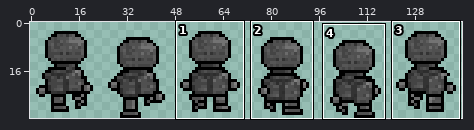
One commit to this sprite sheet: diplom/Assets/CourseAssets/Textures/Sprites/Enemies/MudRock/MudrockMoveUp.png. Above: a wide view before the commit, with the close-up outlined.
Close-up. Before the edit:
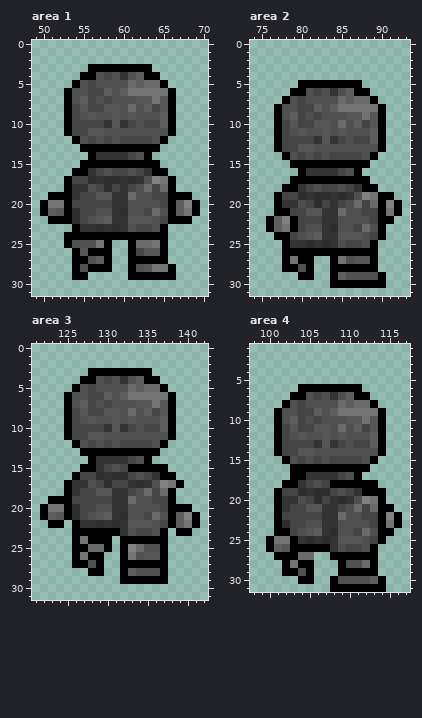
The file is 144x32 pixels. Colours within 5 levels of each other are drawn and written as one. Shown: area 1: x 49..70, y 0..31; area 2: x 74..93, y 0..31; area 3: x 121..142, y 0..31; area 4: x 98..117, y 1..31. The commit also changed other parts of the picture, which this record leaves out.
New version:
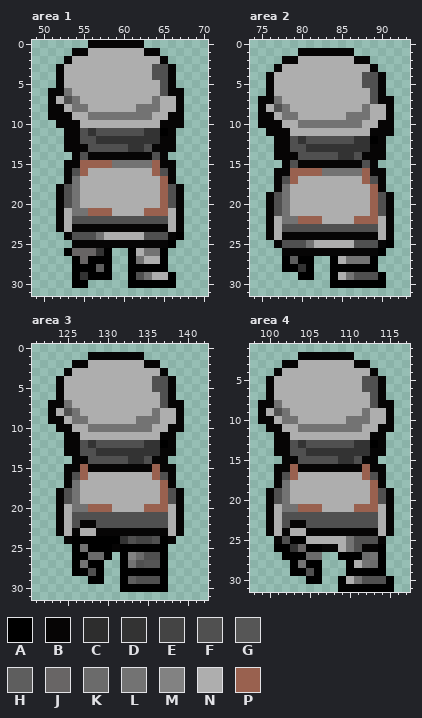
Palette (. is transparent): A #000000  B #060505  C #2d2d2d  D #333333  E #444444  F #505050  G #565656  H #5e5e5e  J #686565  K #6b6b6b  L #737373  M #828282  N #aeaeae  P #99614f
Difference:
Changed rows in their new state; - is an unchanged pixel.
Area 1:
first column x 50:
 0 ------BBBBBBB-------
 1 ----BBNNNNNNNBB-----
 2 ---BNNNNNNNNNNNB----
 3 --BNNNNNNNNNNNFFB---
 4 --BNNNNNNNNNNNFFB---
 5 --BNNNNNNNNNNNNFB---
 6 -BBLNNNNNNNNNNNFBB--
 7 -BNFLNNNNNNNNN-NNB--
 8 -BBNLLNNNNNNLLLNNB--
 9 -BBBNNLLLLLLLLNNBB--
10 --BBBNNNNNNNNNNBBB--
11 ---BBFDF-----DDAB---
12 ---BB-FDDDDDDDDBB---
13 ---BBBFFFFFDDFBBB---
14 ----BFBBBBBBBBFB----
15 ---BBPPPPLLLLLPBB---
16 ---BFPNNNNNNNNPFB---
17 ---BLNNNNNNNNNNPB---
18 --BFLNNNNNNNNNNPFB--
19 -.BFLNNNNNNNNNNPFB.-
20 ..BFLNNNNNNNNNNPFB..
21 ..BNLLPPPNNNNPPPNB..
22 -.BNFF-FFFFFFF-FNB.-
23 --BNBBBBBBBBBBBBNB--
24 ---BFFFLNNNNNFFFBA--
25 ---.BBBBBBBBBBBBA---
26 ---AJJJD----NLL-----
27 -----JAA----LNN-----
28 -----A-H----AAAA.---
29 -----DAAA---FLNN----
30 ----AA-----AAAAAA---
Area 2:
first column x 75:
 1 -----BBBBBBB------
 2 ---BBNNNNNNNBB----
 3 --BNNNNNNNNNNNB---
 4 -BNNNNNNNNNNNFFB--
 5 -BNNNNNNNNNNNFFB--
 6 -BNNNNNNNNNNNNFB--
 7 BBLNNNNNNNNNNNFBB-
 8 BNFLNNNNNNNNN-NNB-
 9 BBNLLNNNNNNLL-NNB-
10 BBBNNLLLLLLLLNNBB-
11 -BBBNNNNNNNNNNBBB-
12 --BBFDFFFFF-DDAB--
13 --BBFFDDDDDDDDBB--
14 --BBBF-F-FDDFBBB--
15 ---BFBBBBBBBBFB---
16 --BBPPPPLLLLLPBB--
17 --BFPNNNNNNNNPFB--
18 --BLNNNNNNNNNNPB--
19 -BFLNNNNNNNNNNPFB-
20 -BFLNNNNNNNNNNPFB.
21 -BFLNNNNNNNNNNPFB.
22 -BNLLPPPNNNNPPPNB-
23 -BNFFF--FF--FF-NB-
24 -BNBBBBBBBBBBBBNB-
25 --BFFFLNNNNNF-FBA-
26 ---BBBBBBBBBBBBA--
27 ----H-----NLLL----
28 -----D------------
29 ----------NL------
Area 3:
first column x 122:
 1 ------BBBBBBB-------
 2 ----BBNNNNNNNBB-----
 3 ---BNNNNNNNNNNNB----
 4 --BNNNNNNNNNNNFFB---
 5 --BNNNNNNNNNNNFFB---
 6 --BNNNNNNNNNNNNFB---
 7 -BBLNNNNNNNNNNNFBB--
 8 -BNFLNNNNNNNNNLNNB--
 9 -BBNLLNNNNNNLLLNNB--
10 --BBNNLLLLLLLLNNBB--
11 ---BBNNNNNNNNNNBB---
12 ---BB-D-F-FFFDD-B---
13 ---BBFFDDDDDDDDBB---
14 ----BBFFFFFDDFBB----
15 ---BBPBBBBBBBBPBB---
16 ---BFPNNNNNNNNPFB---
17 ---BLNNNNNNNNNNPB.--
18 --BFLNNNNNNNNNNPFB--
19 -.BFLNNNNNNNNNNPFB--
20 ..BNLLPPPNNNNPPPNB.-
21 ..BNFF-FFFF--FF-NB..
22 -.BNFBBFFFFFFF-FNB..
23 --BNBNNBBBBBBBBBNB.-
24 ---B-A---ADFEEF-B---
25 -----LAA-B-AAAA-----
26 -----AKKA--MKFF-----
27 -----LA----LFGG-----
28 ----AAF----AAAA-----
29 ------AA---HFFF-----
30 ----------AAAAAA----
Area 4:
first column x 99:
 2 -----BBBBBBB------
 3 ---BBNNNNNNNBB----
 4 --BNNNNNNNNNNNB---
 5 -BNNNNNNNNNNNFFB--
 6 -BNNNNNNNNNNNFFB--
 7 -BNNNNNNNNNNNNFB--
 8 BBLNNNNNNNNNNNFBB-
 9 BNFLNNNNNNNNN-NNB-
10 BBNLLNNNNNNLL-NNB-
11 -BBNNLLLLLLLLNNBB-
12 --BBNNNNNNNNNNBB--
13 --BBFDFFFFF-DDAB--
14 --BBFFDDDDDDDDBB--
15 ---BBF-F-FDDFBB---
16 --BBPBBBBBBBBPBB--
17 --BFPNNNNNNNNPFB--
18 --BLNNNNNNNNNNPB--
19 -BFLNNNNNNNNNNPFB-
20 -BFLNNNNNNNNNNPFB-
21 -BNLLPPPNNNNPPPNB-
22 -BNFFFFFFFF--FFNB.
23 -BNFBB--FF----FNB.
24 -BNBNNBBBBBBBBBNB-
25 -.BF-ANNNNNLF-FB--
26 -.AADJ--BBNLFBBA--
27 --.--A-K-.---KLA--
28 ---.AL-A--.ANLKA--
29 ---.-AFA--.----A--
30 -----.-A-.ANL-FFA-
31 ---------.------A-
Boxes around the changes in both close-ups, in picture pixels (x1, y1, x2, y2):
changed: (40, 40, 200, 288)
changed: (258, 48, 402, 280)
changed: (40, 352, 200, 592)
changed: (258, 352, 402, 592)
